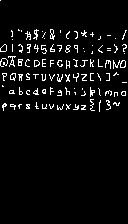
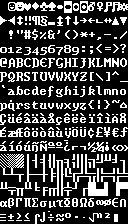
Before/after of a 128px x 224px layered artwork. What changed in the layer stack:
painted on "Background" over [0, 0, 128, 224]
